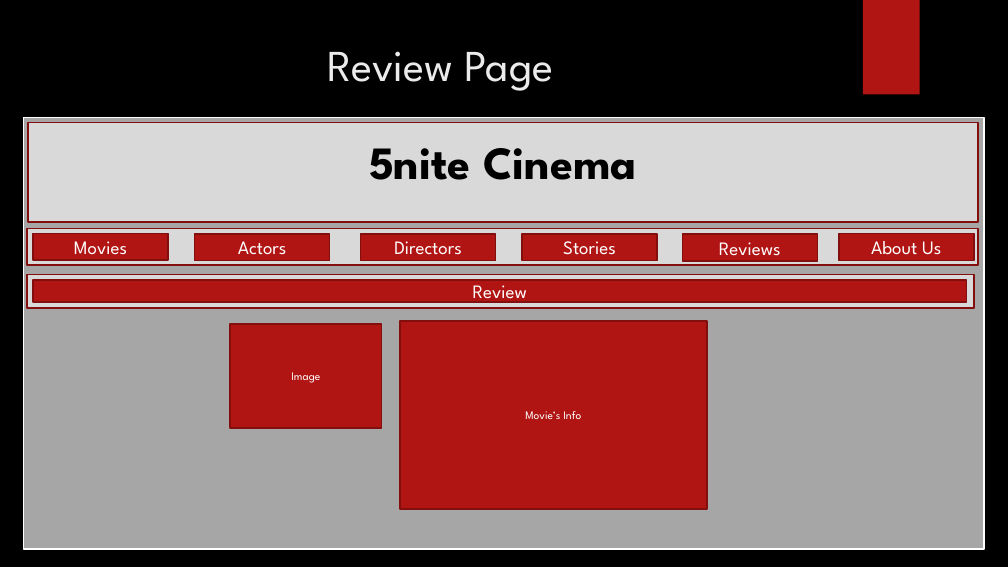
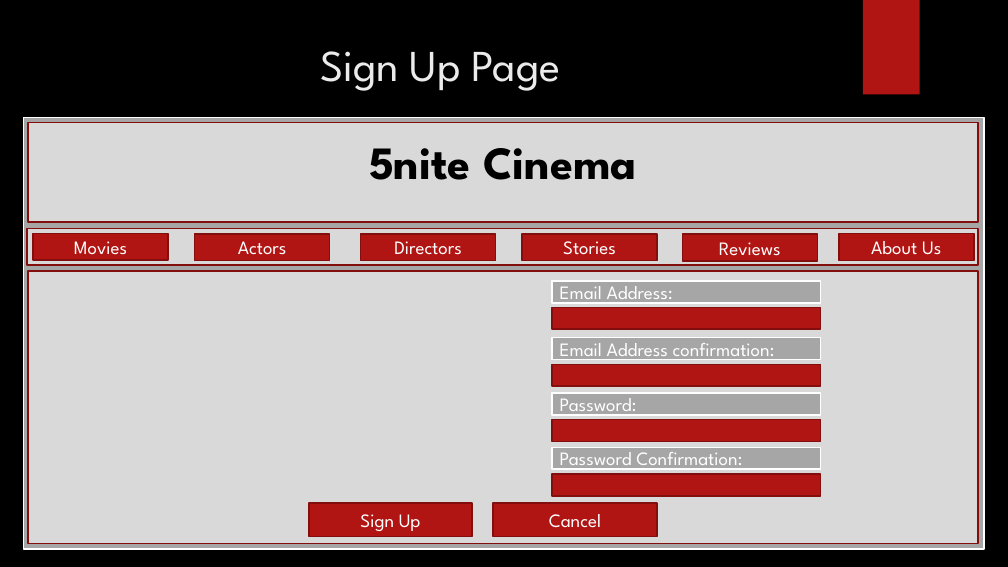
Before and after one commit to wtaylorLC/5nite, a slide deck: slide 13 of Storyboard.pptx (slide 9 before the commit). Drawn at 1008x567 pixels with LibreOffice and Linux fonts; fonts in the diff are those of the drawing; background and template pictures are left out. Boxes give left, top, right and bottom in pixels: in the first picture for what was removed or moved away, otherwise in the second. Text is boxed around its words. In the diff, an @@ line names an element or a change of style, - is before the commit and + after.

```diff
--- a/Storyboard.pptx
+++ b/Storyboard.pptx
@@ title at [320, 51, 561, 91]: text changed @@
-Review Page
+Sign Up Page
@@ rectangle: place and size @@
-rectangle at [27, 274, 974, 308]
+rectangle at [28, 271, 978, 544]
@@ rectangle removed at [33, 280, 967, 302] @@
-Review
@@ rectangle added at [553, 281, 821, 303], fill #A6A6A6, outline #FFFFFF 1.5 pt, 18 pt, text #FFFFFF @@
+Email Address:
@@ rectangle removed at [230, 324, 381, 429] @@
-Image
@@ rectangle removed at [400, 321, 707, 510] @@
-Movie’s Info
@@ rectangle added at [553, 308, 821, 330], fill #B01513, outline #82100E 1.5 pt @@
@@ rectangle added at [553, 338, 821, 360], fill #A6A6A6, outline #FFFFFF 1.5 pt, 18 pt, text #FFFFFF @@
+Email Address confirmation:
@@ rectangle added at [553, 364, 821, 386], fill #B01513, outline #82100E 1.5 pt @@
@@ rectangle added at [553, 393, 821, 415], fill #A6A6A6, outline #FFFFFF 1.5 pt, 18 pt, text #FFFFFF @@
+Password:
@@ rectangle added at [553, 420, 821, 442], fill #B01513, outline #82100E 1.5 pt @@
@@ rectangle added at [553, 448, 821, 470], fill #A6A6A6, outline #FFFFFF 1.5 pt, 18 pt, text #FFFFFF @@
+Password Confirmation:
@@ rectangle added at [553, 474, 821, 496], fill #B01513, outline #82100E 1.5 pt @@
@@ rectangle added at [309, 503, 472, 536], fill #B01513, outline #82100E 1.5 pt, 18 pt, text #FFFFFF @@
+Sign Up
@@ rectangle added at [493, 503, 657, 536], fill #B01513, outline #82100E 1.5 pt, 18 pt, text #FFFFFF @@
+Cancel
```
Also in this commit, not shown: 2 other slides changed, 10 slides added, 7 slides removed.
